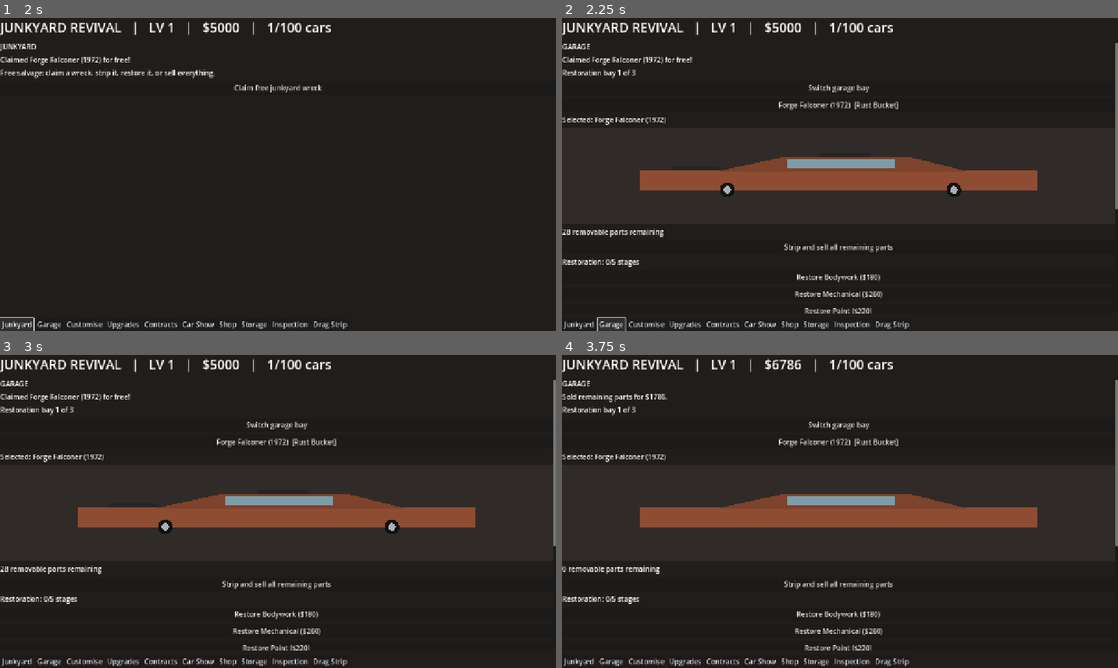
Above: before the commit, frames 1-4 (two rows, left to right).
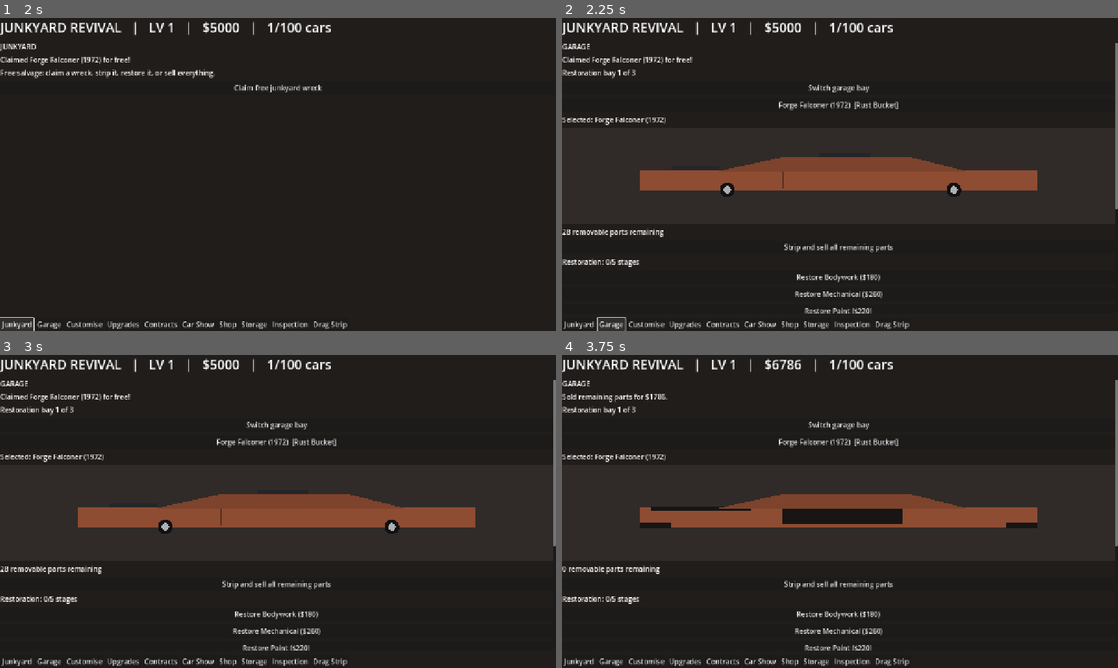
Above: after the commit, the same moments.

Repository: Paulliiee23/Junkyard-revival
Game: Godot game, scene res://scenes/main.tscn
Same seed, same stepped clock (60 frames per second), same inputs: the game is played once before the commit and once after it.
Inputs:
- Up to frame 1 (2 s): click "Claim free junkyard wreck" at 0.5 s; click "Junkyard" at 1.25 s
- Up to frame 2 (2.25 s): click "Garage" at 2 s
- Up to frame 3 (3 s): click "Forge Falconer (1972) [Rust B…" at 2.75 s
- Up to frame 4 (3.75 s): click "Strip and sell all remaining …" at 3.5 s

Frame 1 is identical in both runs. In frame 2, 0.6% of the frame differs, in the area x 39-60%, y 45-55%; in frame 3, 0.6%; in frame 4, 2.0%, in the area x 14-86%, y 45-56%.

Commit message:
Show missing doors, hood, bumpers and windows in car preview

Diff:
--- a/scripts/vehicle_preview.gd
+++ b/scripts/vehicle_preview.gd
@@ -29,13 +29,24 @@
     var choices: Dictionary = vehicle.get("customisation", {})
     # Temporary procedural side profile, not final layered vehicle artwork.
     draw_rect(Rect2(left, top + height * 0.33, width, height * 0.48), base)
+    if not installed.has("Left Door") or str(choices.get("Left Door", "Factory")) == "None":
+        draw_rect(Rect2(left + width * 0.36, top + height * 0.34, width * 0.30, height * 0.40), Color("#171615"))
+    else:
+        draw_line(Vector2(left + width * 0.36, top + height * 0.34), Vector2(left + width * 0.36, top + height * 0.76), base.darkened(0.4), 3.0)
+    if not installed.has("Hood") or str(choices.get("Hood", "Factory")) == "None":
+        draw_rect(Rect2(left + width * 0.03, top + height * 0.31, width * 0.25, height * 0.09), Color("#161515"))
+    if not installed.has("Front Bumper") or str(choices.get("Front Bumper", "Factory")) == "None":
+        draw_rect(Rect2(left, top + height * 0.70, width * 0.08, height * 0.14), Color("#171615"))
+    if not installed.has("Rear Bumper") or str(choices.get("Rear Bumper", "Factory")) == "None":
+        draw_rect(Rect2(left + width * 0.92, top + height * 0.70, width * 0.08, height * 0.14), Color("#171615"))
     draw_colored_polygon(PackedVector2Array([
         Vector2(left + width * 0.20, top + height * 0.34),
         Vector2(left + width * 0.36, top),
         Vector2(left + width * 0.68, top),
         Vector2(left + width * 0.82, top + height * 0.34)
     ]), base.darkened(0.12))
-    draw_rect(Rect2(left + width * 0.37, top + 4, width * 0.27, height * 0.23), Color("#7c9da7"))
+    if installed.has("Windows") and str(choices.get("Windows", "Factory")) != "None":
+        draw_rect(Rect2(left + width * 0.37, top + 4, width * 0.27, height * 0.23), Color("#7c9da7"))
     if installed.has("Wheels") and str(choices.get("Wheels", "Factory")) != "None":
         for x in [left + width * 0.22, left + width * 0.79]:
             draw_circle(Vector2(x, top + height * 0.80), height * 0.18, Color("#111113"))
